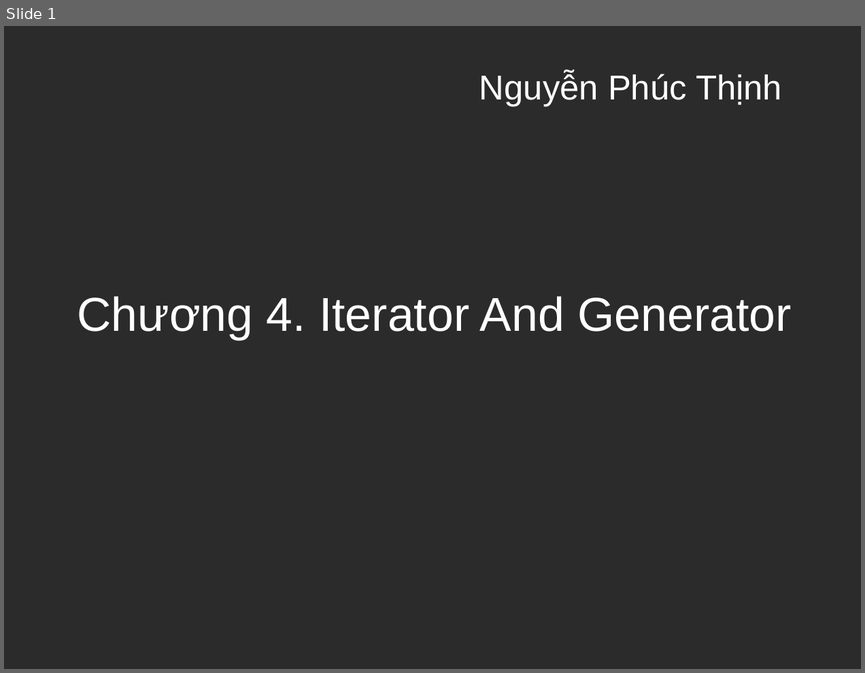
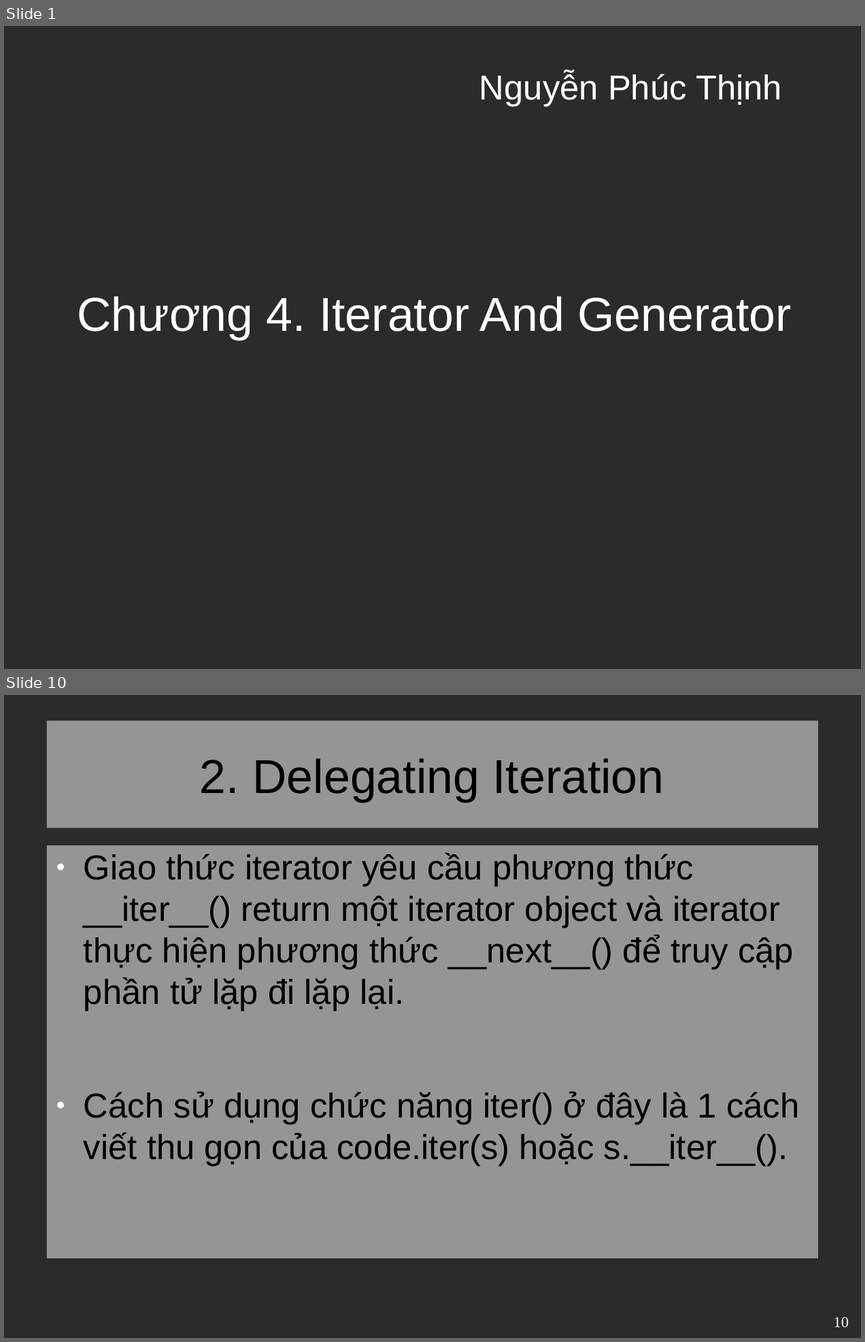
Before and after one commit to VitBomm/presentation, a slide deck: pre.odp. Shown one above the other, each under a label of ours: slide 1 before the commit, slides 1 and 10 after it; the slides between them are not shown. The pictures are 865x673 and 865x1342 pixels, drawn with LibreOffice and Linux fonts; fonts in the diff are those of the drawing; background and template pictures are left out; a plain dark background stands for a picture behind light text. Boxes give left, top, right and bottom in pixels: in the first picture for what was removed or moved away, otherwise in the second. Text is boxed around its words. In the diff, an @@ line names an element or a change of style, - is before the commit and + after.

```diff
--- a/pre.odp
+++ b/pre.odp
@@ slide 10 added at <box>4,695,861,1338</box>, background picture (left out) @@
@@ title added at <box>47,721,818,828</box>, fill #FFFFFF at 50% opacity, 44 pt, text #000000 @@
+2. Delegating Iteration
@@ text added at <box>47,845,818,1258</box>, fill #FFFFFF at 50% opacity, 32 pt, text #000000 @@
+● Giao thức iterator yêu cầu phương thức __iter__() return một iterator object và iterator thực hiện phương thức __next__() để truy cập phần tử lặp đi lặp lại.
+● Cách sử dụng chức năng iter() ở đây là 1 cách viết thu gọn của code.iter(s) hoặc s.__iter__().
@@ page number added at <box>834,1317,849,1327</box>, 14 pt, text #FFFFFF @@
+10
```
Also in this commit, not shown: 2 slides changed, 14 other slides added, 2 slides removed, 1 other file.
